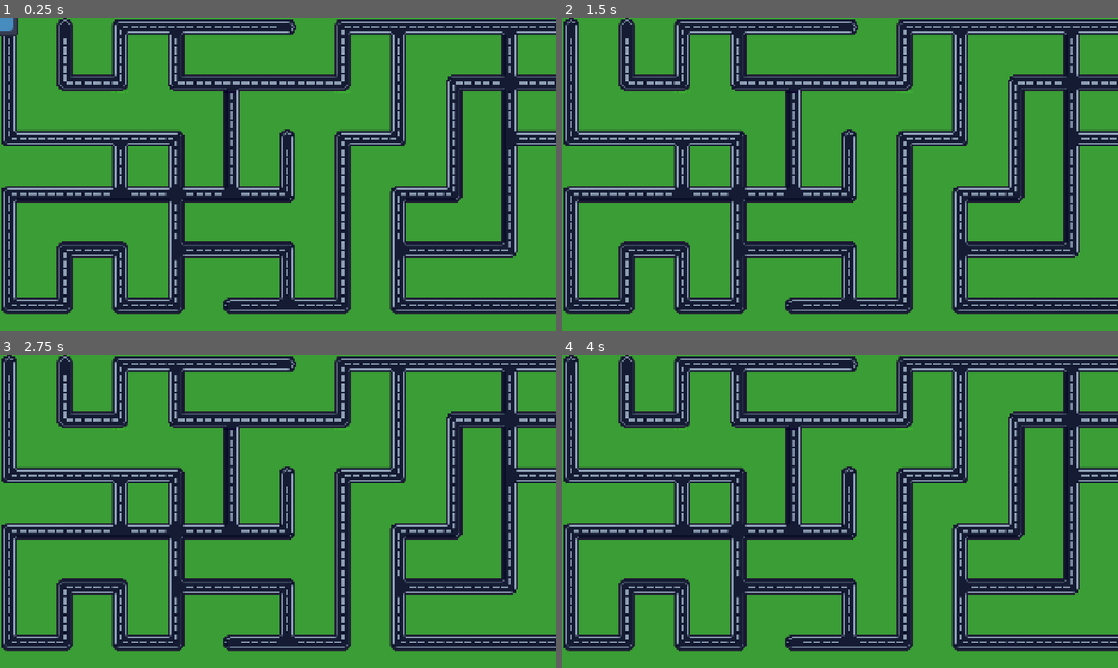
Above: before the commit, frames 1-4 (two rows, left to right).
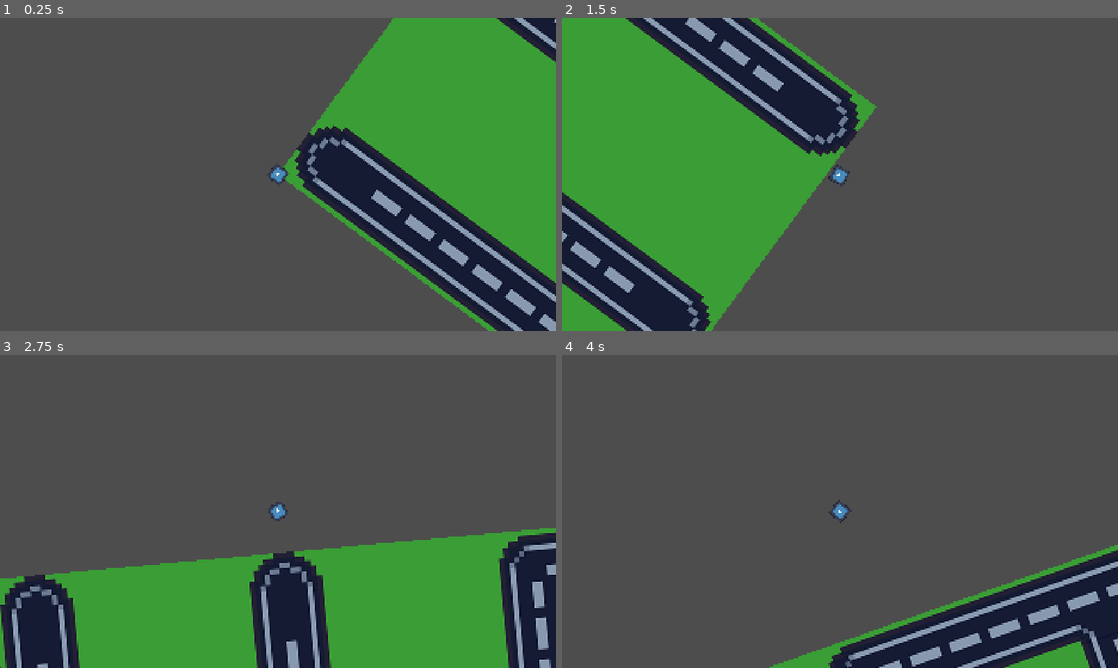
Above: after the commit, the same moments.

Repository: ReillyWitte/ncsu-game-jam-2026
Game: Godot game, scene res://root_node.tscn
Two runs of this game, one before a commit and one after it. Both use one fixed random seed, a clock stepped at 60 frames per second and the inputs below. The engine's default icon, where the game draws it, is replaced by a stand-in: a white triangle on a blue panel in a dark square.
Inputs:
- Up to frame 1 (0.25 s): no input
- Up to frame 2 (1.5 s): hold D (right) 0.53-1.28 s; hold S (down) from 1.28 s (still down)
- Up to frame 3 (2.75 s): release S (down) at 2.03 s; hold D (right) from 2.03 s (still down)
- Up to frame 4 (4 s): release D (right) at 2.78 s; hold W (up) 2.78-3.53 s; hold A (left) from 3.53 s (still down)

The runs differ from the first frame. In frame 1, 82% of the frame differs, in the area x 0-100%, y 0-100%; in frame 2, 79%; in frame 3, 80%; in frame 4, 96%.

Commit message:
Moving and rotating camera

Diff:
--- a/yield-to-pedestrians/character.tscn
+++ b/yield-to-pedestrians/character.tscn
@@ -10,7 +10,18 @@
 script = ExtResource("1_pjt0s")
 
 [node name="Sprite2D" type="Sprite2D" parent="." unique_id=296041053]
+scale = Vector2(0.1, 0.1)
 texture = ExtResource("2_wa5vi")
 
 [node name="CollisionShape2D" type="CollisionShape2D" parent="." unique_id=1867717761]
+scale = Vector2(0.1, 0.1)
 shape = SubResource("RectangleShape2D_wfnr8")
+
+[node name="Camera2D" type="Camera2D" parent="." unique_id=1054962774]
+rotation = 1.5707964
+ignore_rotation = false
+zoom = Vector2(4.5, 4.5)
+position_smoothing_enabled = true
+position_smoothing_speed = 50.0
+rotation_smoothing_enabled = true
+rotation_smoothing_speed = 3.5
--- a/yield-to-pedestrians/character_body_2d.gd
+++ b/yield-to-pedestrians/character_body_2d.gd
@@ -1,7 +1,7 @@
 extends CharacterBody2D
 
-@export var speed = 400
-@export var rotation_speed = 1.5
+@export var speed = 300
+@export var rotation_speed = 4
 
 var rotation_direction = 0
 
